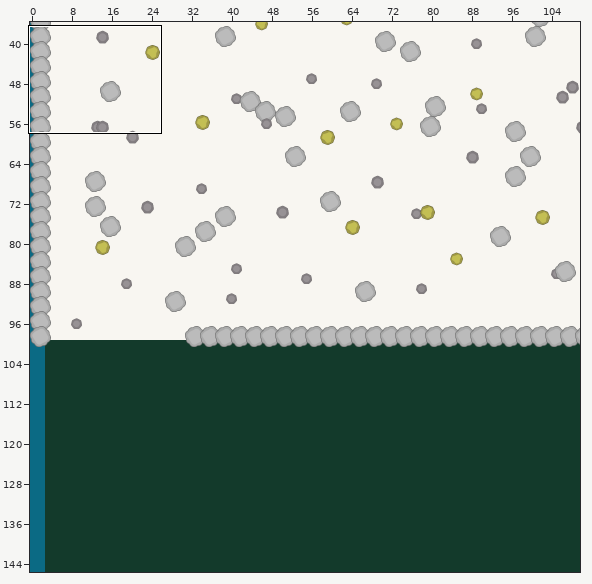
Two states of a Tiled map, maps/map1.tmx. The first picture is a wide view before the edit; the outline marks the close-up.
Close-up. The starting point:
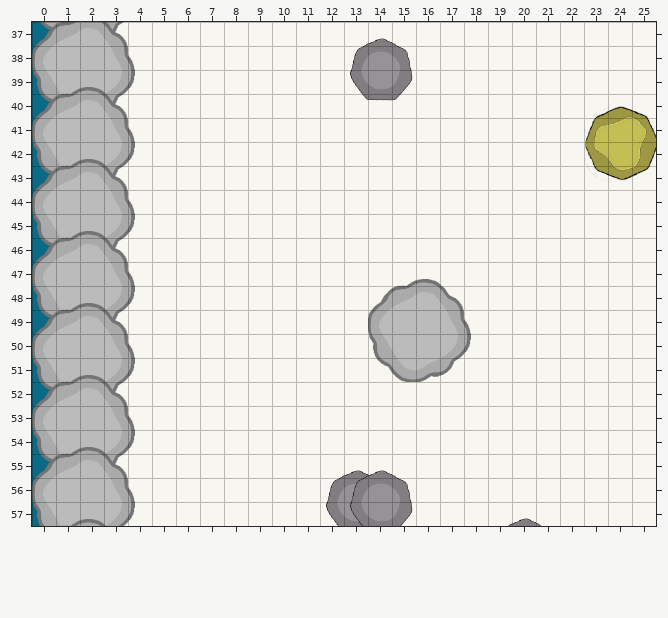
Cells are 70x70 px. Shown: x 0..25, y 37..57. The commit also changed other parts of the map, which this record leaves out.
Now the later version:
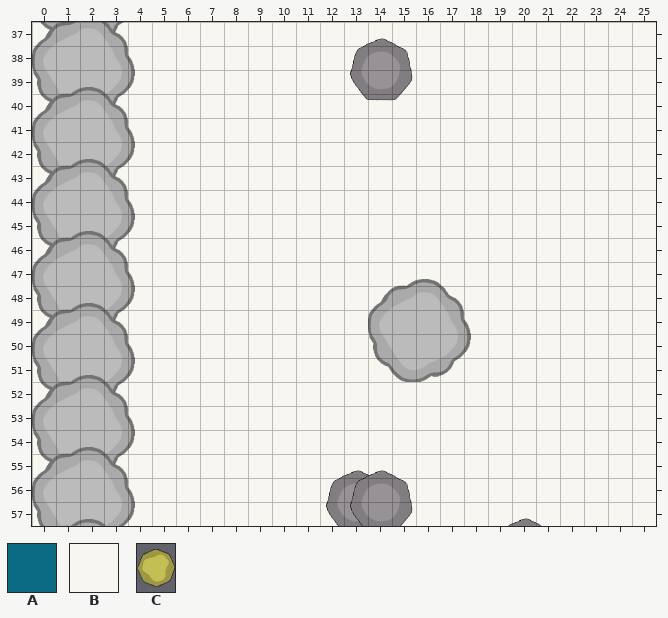
Key: from "game-io-tileset": A 7 "ocean1", B 8 "winter1"; from "resources": C 5 "gold2".
_ is an empty cell, . an unchanged one.
From old to new:
--- layer "bg"
@@ x 0..0 @@
-37 A
-38 A
-39 A
-40 A
-41 A
-42 A
-43 A
-44 A
-45 A
-46 A
-47 A
-48 A
-49 A
-50 A
-51 A
-52 A
-53 A
-54 A
-55 A
-56 A
-57 A
+37 B
+38 B
+39 B
+40 B
+41 B
+42 B
+43 B
+44 B
+45 B
+46 B
+47 B
+48 B
+49 B
+50 B
+51 B
+52 B
+53 B
+54 B
+55 B
+56 B
+57 B
--- layer "stone, wood,"
@@ x 23..23 @@
-43 C
+43 _
Where, in picture pixels (left, top, right, bottom), the same in both close-ups:
changed: (32, 22, 50, 526)
removed: (584, 106, 656, 181)
